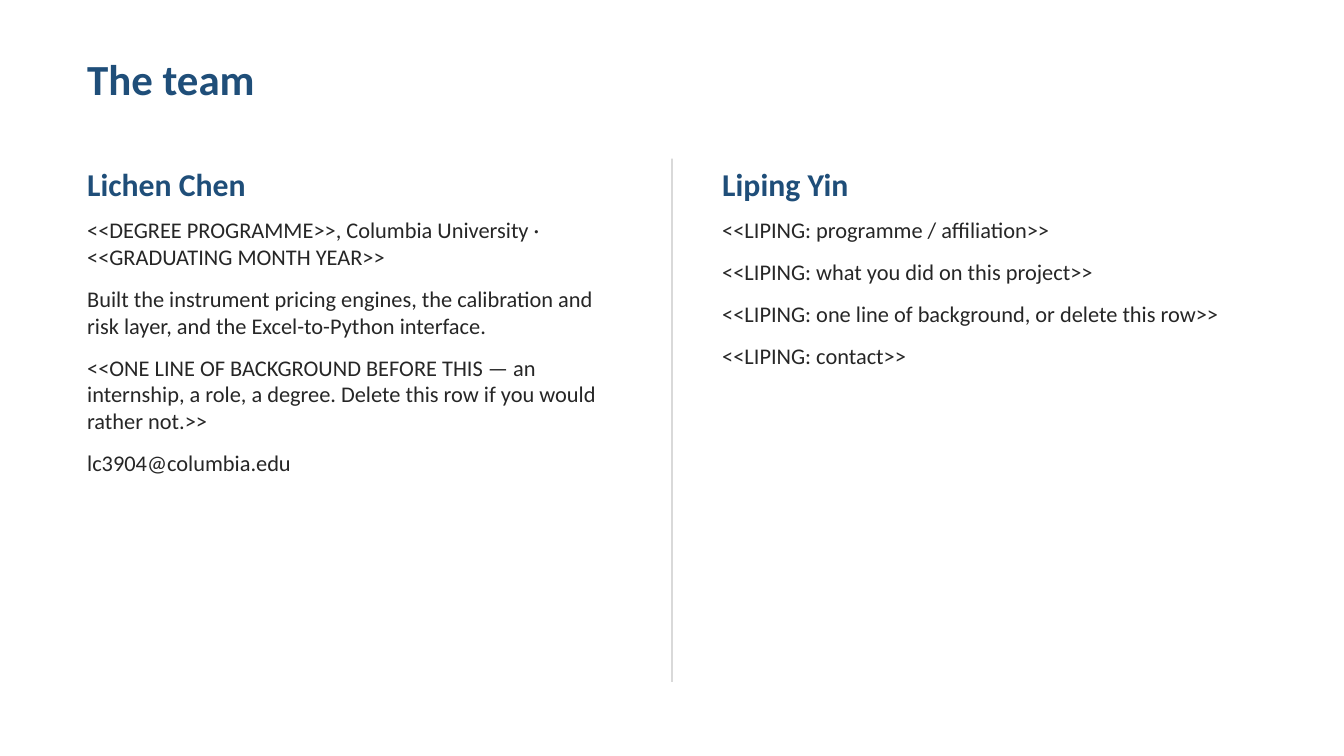
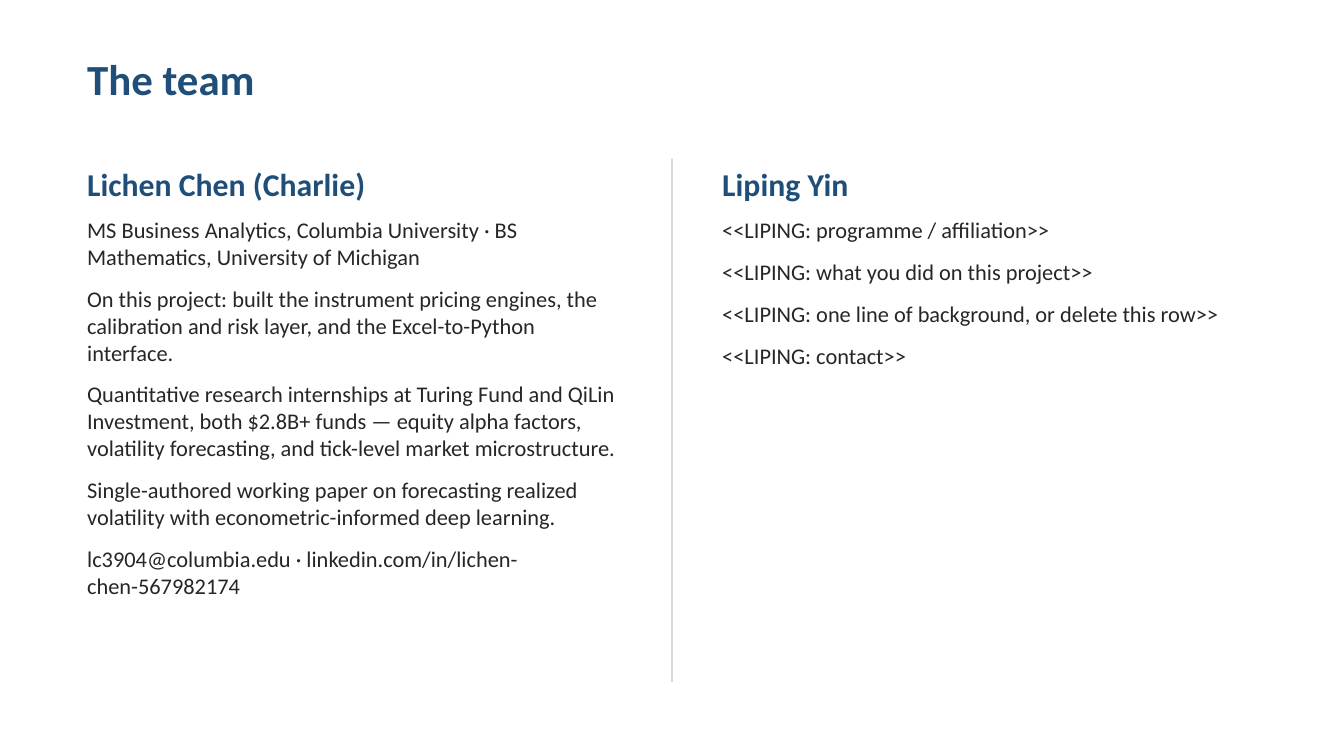
Before and after one commit to charlieee0712/fixed_income_pricing, a slide deck: slide 10 of docs/Ryse Presentation v6.pptx. Drawn at 1344x756 pixels with LibreOffice and Linux fonts; fonts in the diff are those of the drawing. Boxes give left, top, right and bottom in pixels: in the first picture for what was removed or moved away, otherwise in the second. Text is boxed around its words. In the diff, an @@ line names an element or a change of style, - is before the commit and + after.

```diff
--- a/docs/Ryse Presentation v6.pptx
+++ b/docs/Ryse Presentation v6.pptx
@@ text at [87,172,615,594]: text changed @@
-Lichen Chen
-<<DEGREE PROGRAMME>>, Columbia University · <<GRADUATING MONTH YEAR>>
-Built the instrument pricing engines, the calibration and risk layer, and the Excel-to-Python interface.
-<<ONE LINE OF BACKGROUND BEFORE THIS — an internship, a role, a degree. Delete this row if you would rather not.>>
-lc3904@columbia.edu
+Lichen Chen (Charlie)
+MS Business Analytics, Columbia University · BS Mathematics, University of Michigan
+On this project: built the instrument pricing engines, the calibration and risk layer, and the Excel-to-Python interface.
+Quantitative research internships at Turing Fund and QiLin Investment, both $2.8B+ funds — equity alpha factors, volatility forecasting, and tick-level market microstructure.
+Single-authored working paper on forecasting realized volatility with econometric-informed deep learning.
+lc3904@columbia.edu · linkedin.com/in/lichen-chen-567982174
```
Also in this commit, not shown: 1 other file.
